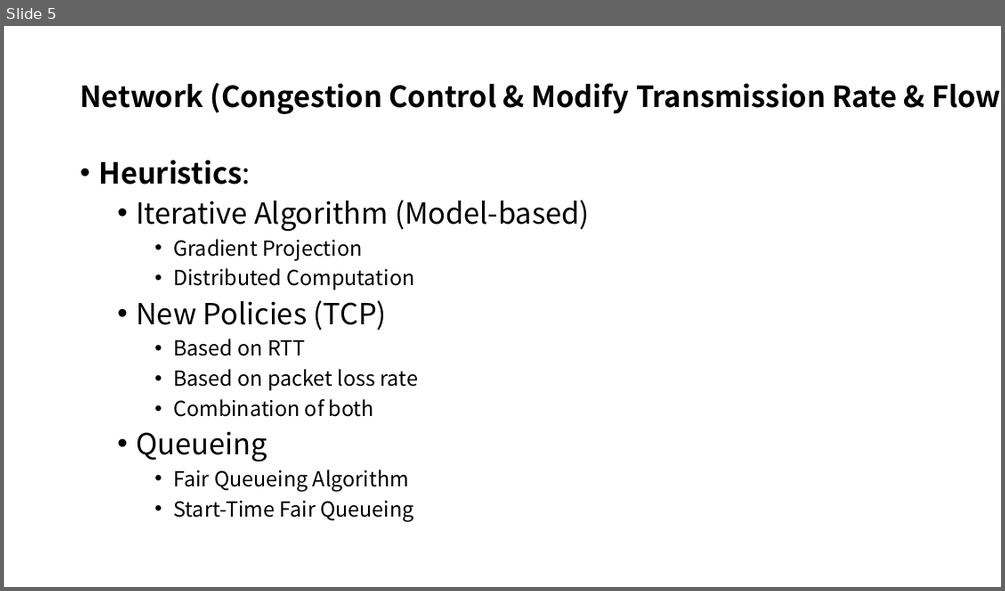
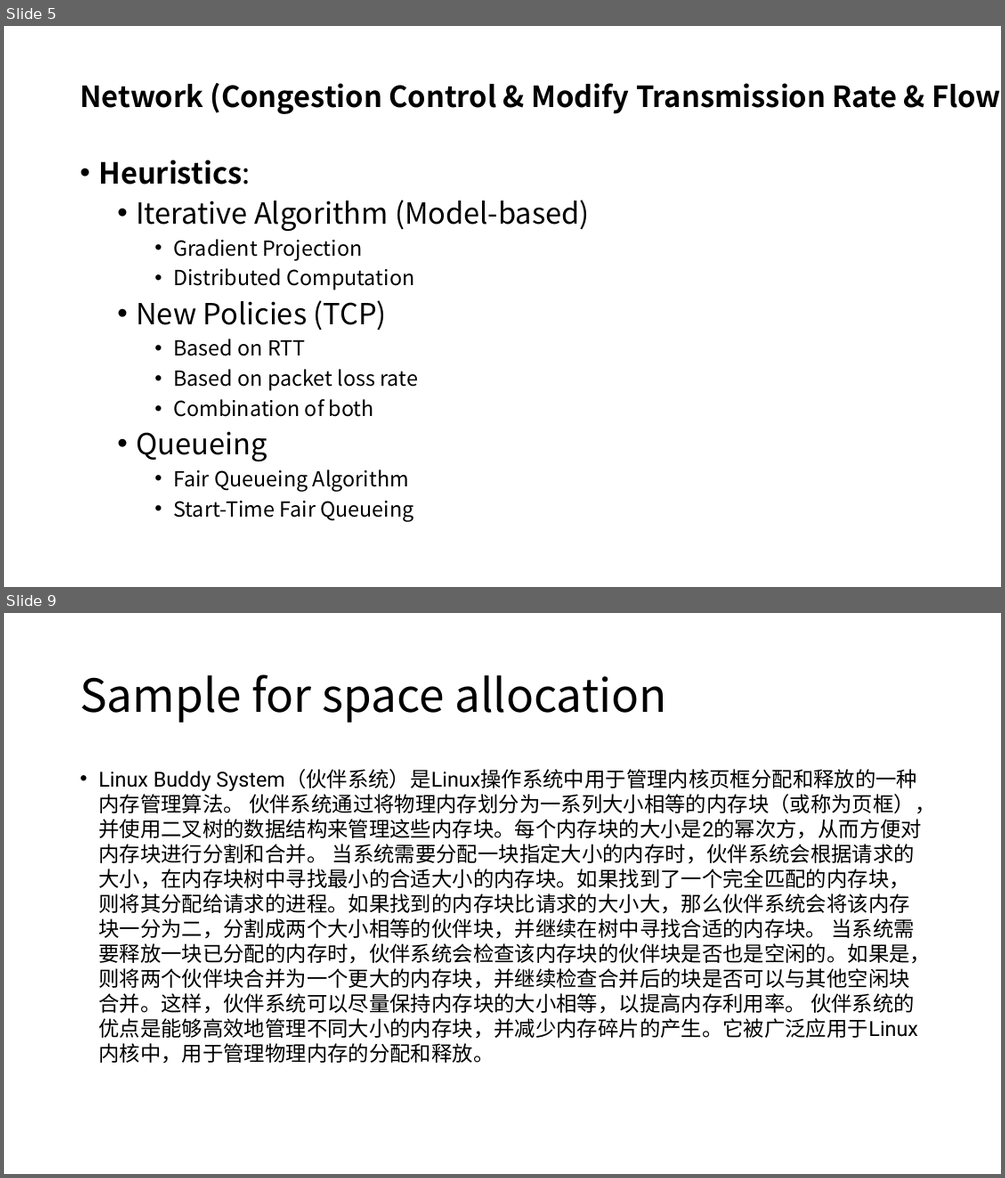
Before and after one commit to LiuYingying0104/AIOS, a slide deck: Papers/ML Apply in OS/updates.pptx. Shown one above the other, each under a label of ours: slide 5 before the commit, slides 5 and 9 after it; the slides between them are not shown. The pictures are 1005x591 and 1005x1178 pixels, drawn with LibreOffice and Linux fonts; fonts in the diff are those of the drawing. Boxes give left, top, right and bottom in pixels: in the first picture for what was removed or moved away, otherwise in the second. Text is boxed around its words. In the diff, an @@ line names an element or a change of style, - is before the commit and + after.

```diff
--- a/Papers/ML Apply in OS/updates.pptx
+++ b/Papers/ML Apply in OS/updates.pptx
@@ slide 9 added at (x1=4, y1=613, x2=1001, y2=1174), background #FFFFFF @@
@@ title added at (x1=80, y1=674, x2=667, y2=722), 44 pt, text #000000 @@
+Sample for space allocation
@@ text added at (x1=98, y1=769, x2=935, y2=1063), 20 pt, text #000000 @@
+• Linux Buddy System（伙伴系统）是Linux操作系统中用于管理内核页框分配和释放的一种内存管理算法。 伙伴系统通过将物理内存划分为一系列大小相等的内存块（或称为页框），并使用二叉树的数据结构来管理这些内存块。每个内存块的大小是2的幂次方，从而方便对内存块进行分割和合并。 当系统需要分配一块指定大小的内存时，伙伴系统会根据请求的大小，在内存块树中寻找最小的合适大小的内存块。如果找到了一个完全匹配的内存块，则将其分配给请求的进程。如果找到的内存块比请求的大小大，那么伙伴系统会将该内存块一分为二，分割成两个大小相等的伙伴块，并继续在树中寻找合适的内存块。 当系统需要释放一块已分配的内存时，伙伴系统会检查该内存块的伙伴块是否也是空闲的。如果是，则将两个伙伴块合并为一个更大的内存块，并继续检查合并后的块是否可以与其他空闲块合并。这样，伙伴系统可以尽量保持内存块的大小相等，以提高内存利用率。 伙伴系统的优点是能够高效地管理不同大小的内存块，并减少内存碎片的产生。它被广泛应用于Linux内核中，用于管理物理内存的分配和释放。
```
Also in this commit, not shown: 1 slide changed, 1 other slide added, 1 slide removed, 20 other files.
